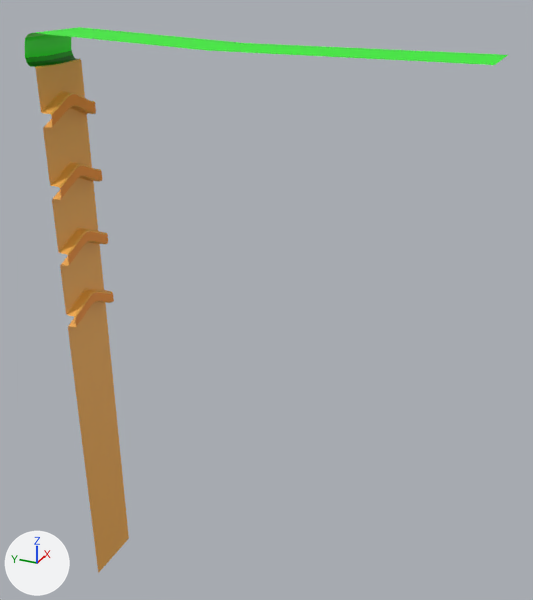
One commit to the FBX model Assets/Sprite/Ground.fbx: the scene before it, then after it.
The view is the same before and after, from a 50 mm camera at (-16.4, -14.2, 2.6) aimed at (2.0, -5.9, -6.7). The lights are fixed; the arrows at lower left show +X, +Y and +Z.

In view in the first picture: 'Ground'.
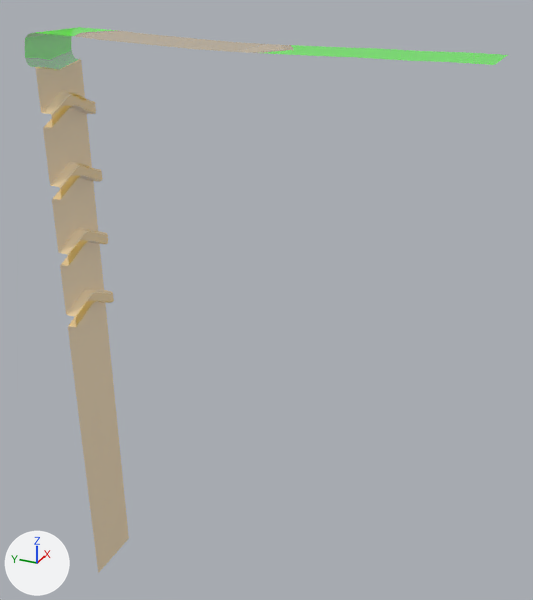
Commit message: Ground path

The edits, one by one:
Picture 'palette.png' (img_palette_png) is now built by load_image('palette.png', '../materials/palette.png', 205, 539, 'Non-Color') instead of load_image('palette.png', '../materials/palette.png', 205, 539, 'sRGB').
Material 'Material.002' (mat_material_002) is new.
Uses the picture img_palette_png.
me_ground_001 is used by ob_ground; location (0.0, 0.0, 0.0).
me_ground_001 had 253 vertices, 200 faces and spanned x 0.0..2.0, y -12.0..0.3, z -18.1..0.9.
me_ground_001 now has 336 vertices, 260 faces and spans x 0.0..2.0, y -12.0..0.4, z -18.1..0.9.
Part 1, on me_ground_001:
11 vertices are removed from x 0.0..2.0, y -5.3..0.3, z -0.1..0.6.
28 faces are deleted.
49 vertices are added at x 0.0..2.0, y -11.0..0.4, z -0.2..0.8.
10 new vertices lie (0.5, 0.0, 0.0) away from vertices in x 0.0..1.0, y 0.0..0.3, z 0.2..0.9.
6 new vertices lie (-0.5, 0.0, -0.1) away from vertices in x 2.0, y 0.0..0.3, z 0.0..0.1.
6 new vertices lie (0.5, 0.0, -0.1) away from vertices in x 0.0, y 0.0..0.3, z 0.0..0.1.
5 new vertices lie (-0.5, 0.0, -0.1) away from vertices in x 1.5, y 0.0..0.3, z -0.1..0.0.
13 new vertices lie (0.0, 1.0, 0.1) away from vertices in x 0.0..2.0, y -10.0..-3.0, z 0.6..0.7.
5 new vertices lie (0.0, 1.0, 0.0) away from vertices in x 0.0..2.0, y -5.0, z 0.7.
88 new faces join them.
me_ground_001 part 2: 172 faces spanning x 0.0..2.0, y -0.4..0.0, z -18.1..-0.6 switch from mat_material_001 (picture img_palette_png) to mat_material_002.

Boxes (x1, y1, x2, y2) around the edits, measured in the pictures (533 x 600 px):
'Ground', surface changed, reshaped (brown to beige): (25, 27, 508, 573) in both
part 1 of me_ground_001, built on: (25, 27, 508, 111) in both
part 2 of me_ground_001, recoloured (brown to beige): (41, 85, 129, 573) in both
